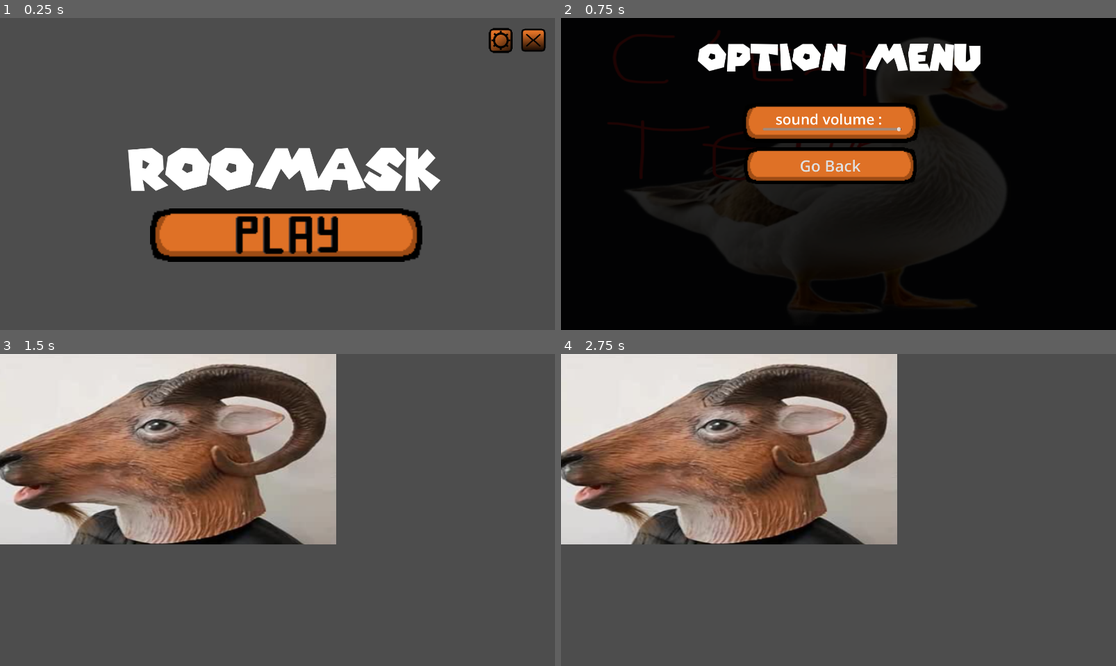
Above: before the commit, frames 1-4 (two rows, left to right).
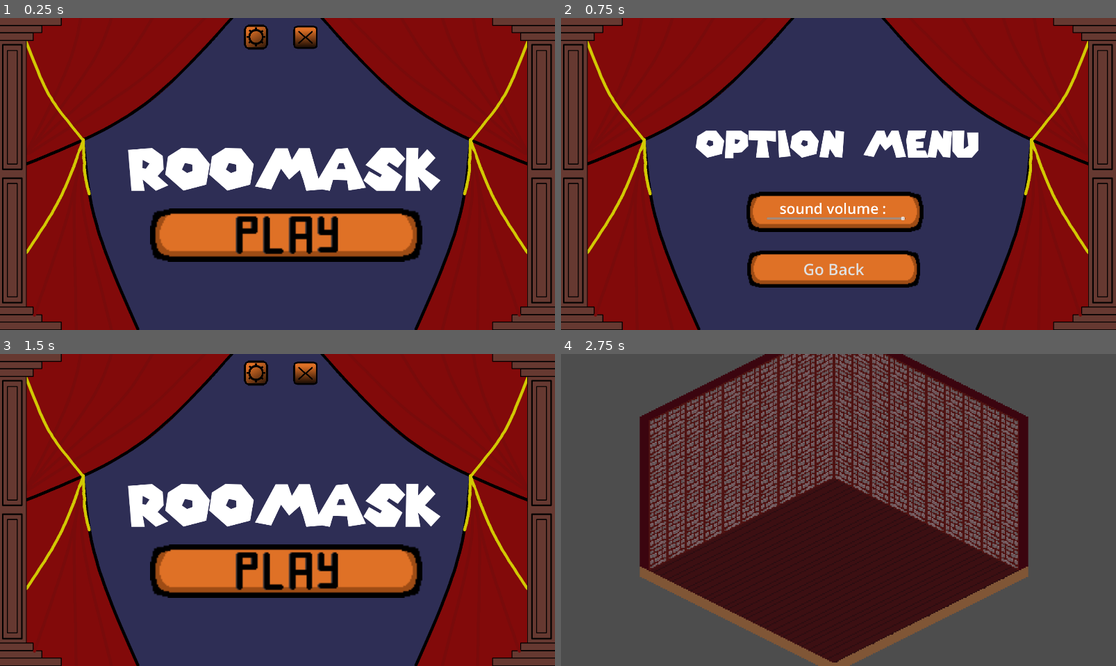
Above: after the commit, the same moments.

Repository: Jishuashi/GGJ2026-Roomask
Game: Godot game, scene res://Scenes/main_menu.tscn
Same seed, same stepped clock (60 frames per second), same inputs: the game is played once before the commit and once after it.
Inputs (mouse positions are in pixels of both pictures, inside the frame that each line leads up to; where the layout moved, square brackets give the same spot in the first picture):
- Up to frame 1 (0.25 s): no input
- Up to frame 2 (0.75 s): click (816, 36) [1060, 39] at 0.5 s
- Up to frame 3 (1.5 s): click (271, 606) [327, 538] at 1.25 s
- Up to frame 4 (2.75 s): click (849, 572) at 2.02 s

The runs differ from the first frame. In frame 1, 87% of the frame differs, in the area x 0-100%, y 0-100%; in frame 2, 96%; in frame 3, 100%; in frame 4, 64%.

Commit message:
the menu is finished

Diff:
--- a/Scenes/main_menu.tscn
+++ b/Scenes/main_menu.tscn
@@ -2,6 +2,7 @@
 
 [ext_resource type="Script" uid="uid://dh036l6s7s88c" path="res://src/fr/roomask/main_menu.gd" id="1_1ehe0"]
 [ext_resource type="FontFile" uid="uid://b4snijaxcpspg" path="res://Assets/fonts/SuperMario256.ttf" id="2_48xlc"]
+[ext_resource type="Texture2D" uid="uid://b43dynb7jkwgm" path="res://Assets/Main _menu/main_background.png" id="2_cp0ys"]
 [ext_resource type="AudioStream" uid="uid://hjtkseyspxqy" path="res://Assets/Sound/menu theme.wav" id="4_ce3w2"]
 [ext_resource type="Texture2D" uid="uid://chho8pfbflry8" path="res://Assets/Main _menu/start.png" id="5_n45e2"]
 [ext_resource type="Texture2D" uid="uid://osdj34ul17xw" path="res://Assets/Main _menu/setting_logo.png" id="5_opfnp"]
@@ -57,6 +58,11 @@
 grow_vertical = 2
 script = ExtResource("1_1ehe0")
 
+[node name="MainBackground" type="Sprite2D" parent="." unique_id=524780995]
+position = Vector2(81, -1)
+scale = Vector2(1.0020833, 1.0018518)
+texture = ExtResource("2_cp0ys")
+
 [node name="Label" type="Label" parent="." unique_id=1977986965]
 layout_mode = 1
 anchors_preset = 8
@@ -95,10 +101,10 @@
 
 [node name="Button2" type="Button" parent="." unique_id=825282592]
 layout_mode = 0
-offset_left = 817.0
-offset_top = -502.0
-offset_right = 894.0
-offset_bottom = -422.0
+offset_left = -30.0
+offset_top = -514.0
+offset_right = 47.0
+offset_bottom = -434.0
 theme_override_font_sizes/font_size = 54
 theme_override_styles/normal = SubResource("StyleBoxTexture_cp0ys")
 theme_override_styles/pressed = SubResource("StyleBoxTexture_cp0ys")
@@ -111,10 +117,10 @@
 layout_mode = 1
 anchors_preset = -1
 anchor_right = 1.0
-offset_left = 926.0
-offset_top = -503.0
-offset_right = 927.0
-offset_bottom = -423.0
+offset_left = 138.0
+offset_top = -513.0
+offset_right = 139.0
+offset_bottom = -433.0
 theme_override_font_sizes/font_size = 54
 theme_override_styles/normal = SubResource("StyleBoxTexture_yhxw7")
 theme_override_styles/pressed = SubResource("StyleBoxTexture_yhxw7")
--- a/Scenes/option_menu.tscn
+++ b/Scenes/option_menu.tscn
@@ -1,13 +1,10 @@
 [gd_scene format=3 uid="uid://ju36podmldxh"]
 
 [ext_resource type="Script" uid="uid://c1dga68xxys6n" path="res://src/fr/roomask/option_menu.gd" id="1_xt6yv"]
-[ext_resource type="Texture2D" uid="uid://r81prq155wgp" path="res://Assets/Main _menu/menu temp.png" id="2_47jcy"]
+[ext_resource type="Texture2D" uid="uid://b43dynb7jkwgm" path="res://Assets/Main _menu/main_background.png" id="2_gg4yi"]
 [ext_resource type="FontFile" uid="uid://b4snijaxcpspg" path="res://Assets/fonts/SuperMario256.ttf" id="3_gg4yi"]
 [ext_resource type="AudioStream" uid="uid://hjtkseyspxqy" path="res://Assets/Sound/menu theme.wav" id="4_3036b"]
 [ext_resource type="Texture2D" uid="uid://efm2cnsiekk7" path="res://Assets/settings/master_volume_slider.png" id="5_gg4yi"]
-
-[sub_resource type="StyleBoxTexture" id="StyleBoxTexture_3036b"]
-texture = ExtResource("2_47jcy")
 
 [sub_resource type="StyleBoxTexture" id="StyleBoxTexture_aeafk"]
 texture = ExtResource("5_gg4yi")
@@ -31,36 +28,20 @@
 grow_vertical = 2
 script = ExtResource("1_xt6yv")
 
-[node name="Panel" type="Panel" parent="." unique_id=49442087]
-self_modulate = Color(0.13682577, 0.13682574, 0.13682571, 1)
-layout_mode = 1
-anchors_preset = 15
-anchor_right = 1.0
-anchor_bottom = 1.0
-offset_left = -12.0
-offset_top = -22.0
-offset_right = 3.0
-offset_bottom = 8.0
-grow_horizontal = 2
-grow_vertical = 2
-theme_override_styles/panel = SubResource("StyleBoxTexture_3036b")
-
-[node name="Button" type="Button" parent="Panel" unique_id=1657978228]
-layout_mode = 0
-offset_left = 1148.0
-offset_top = 654.0
-offset_right = 1156.0
-offset_bottom = 662.0
+[node name="MainBackground" type="Sprite2D" parent="." unique_id=1215551024]
+position = Vector2(958, 539.00006)
+scale = Vector2(1.0020833, 1.0018518)
+texture = ExtResource("2_gg4yi")
 
 [node name="Label" type="Label" parent="." unique_id=436302770]
 layout_mode = 1
 anchors_preset = 5
 anchor_left = 0.5
 anchor_right = 0.5
-offset_left = -483.0
-offset_top = 88.0
-offset_right = 496.0
-offset_bottom = 347.0
+offset_left = -490.0
+offset_top = 388.0
+offset_right = 489.0
+offset_bottom = 647.0
 grow_horizontal = 2
 theme_override_fonts/font = ExtResource("3_gg4yi")
 theme_override_font_sizes/font_size = 128
@@ -74,10 +55,10 @@
 
 [node name="sound slider texture" type="Panel" parent="." unique_id=2108624620]
 layout_mode = 0
-offset_left = 628.0
-offset_top = 293.0
-offset_right = 1239.0
-offset_bottom = 432.0
+offset_left = 642.0
+offset_top = 602.0
+offset_right = 1253.0
+offset_bottom = 741.0
 theme_override_styles/panel = SubResource("StyleBoxTexture_aeafk")
 
 [node name="HSlider" type="HSlider" parent="sound slider texture" unique_id=685932797]
@@ -101,16 +82,15 @@
 
 [node name="Button" type="Button" parent="." unique_id=978650067]
 layout_mode = 0
-offset_left = 633.0
-offset_top = 447.0
-offset_right = 1231.0
-offset_bottom = 576.0
+offset_left = 645.0
+offset_top = 805.0
+offset_right = 1243.0
+offset_bottom = 934.0
 theme_override_font_sizes/font_size = 54
 theme_override_styles/normal = SubResource("StyleBoxTexture_gg4yi")
 theme_override_styles/pressed = SubResource("StyleBoxTexture_gg4yi")
 theme_override_styles/hover = SubResource("StyleBoxTexture_h8r5p")
 text = "Go Back"
 
-[connection signal="pressed" from="Panel/Button" to="." method="easter_egg_on_button_pressed"]
 [connection signal="value_changed" from="sound slider texture/HSlider" to="." method="_on_h_slider_value_changed"]
 [connection signal="pressed" from="Button" to="." method="_on_button_pressed"]
Binary file added: Assets/Main _menu/main_background.png
Not shown, added: Assets/Main _menu/main_background.png.import
Binary file removed: Assets/Main _menu/menu temp.png
Not shown, removed: Assets/Main _menu/menu temp.png.import
Not shown, added: Assets/Sound/click.wav.import
Not shown, changed: export_presets.cfg
Not shown, added: Assets/Main _menu/wetransfer_click-wav_2026-01-31_1837.zip
Not shown, added: Assets/Sound/click.wav
Not shown, added: Roomask.command
Not shown, added: Roomask.zip
